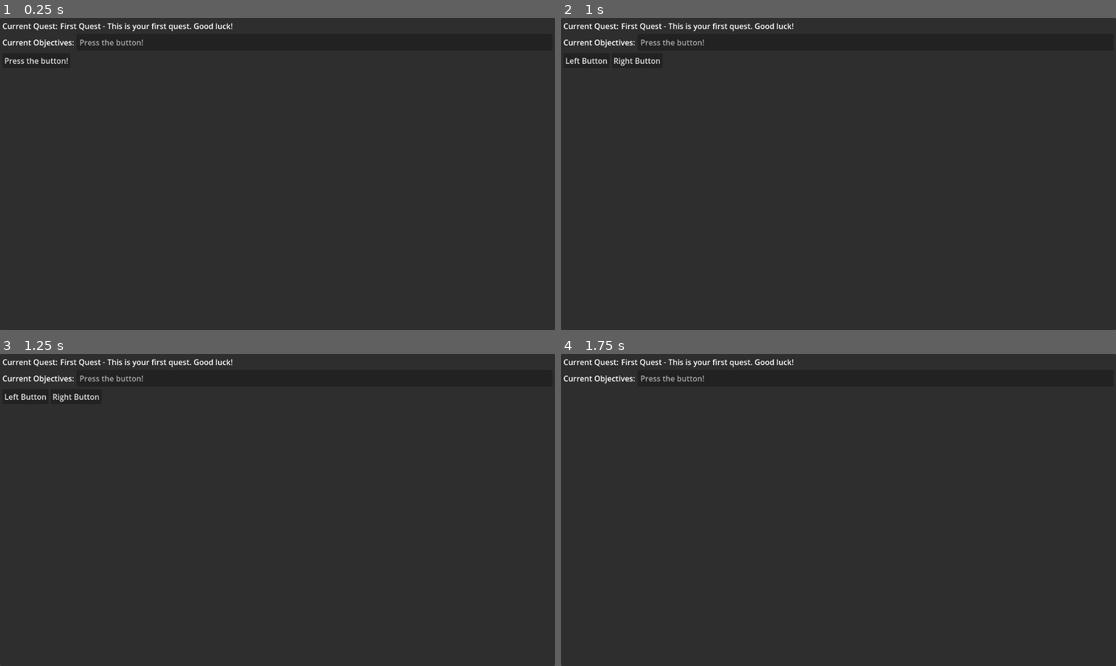
Above: before the commit, frames 1-4 (two rows, left to right).
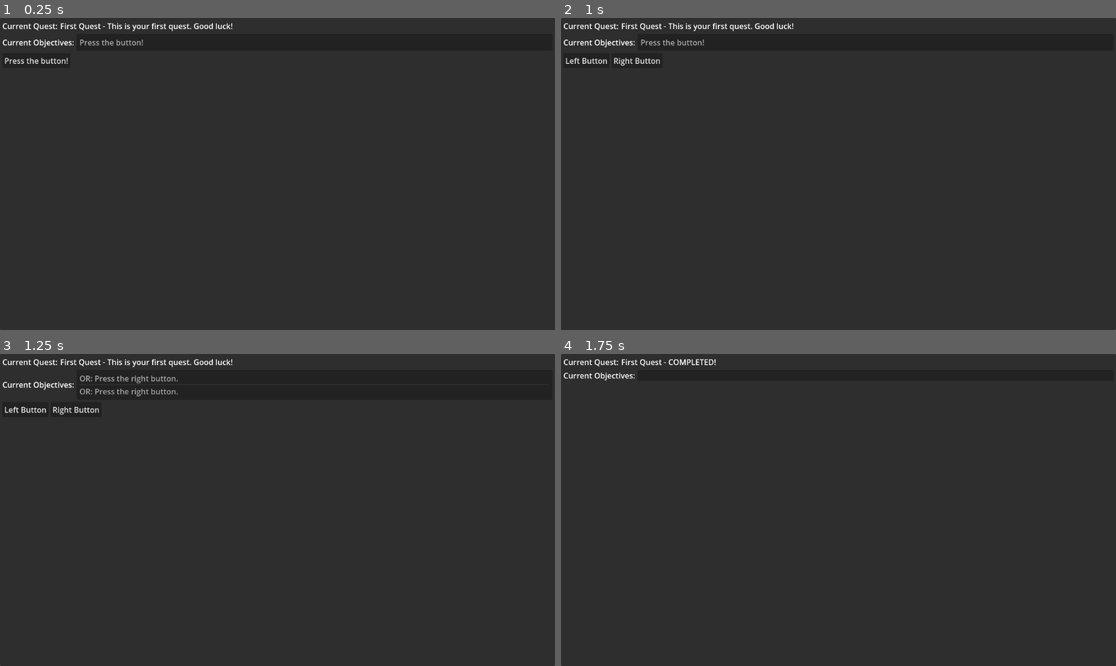
Above: after the commit, the same moments.

Repository: TheWalruzz/godot-questify
Game: Godot game, scene res://example/example_scene.tscn
Two runs of this game, one before a commit and one after it. Both use one fixed random seed, a clock stepped at 60 frames per second and the inputs below.
Inputs:
- Up to frame 1 (0.25 s): no input
- Up to frame 2 (1 s): click "Press the button!" at 0.5 s
- Up to frame 3 (1.25 s): no input
- Up to frame 4 (1.75 s): click "Left Button" at 1.25 s

Frames 1-2 are identical in both runs. In frame 3, 0.9% of the frame differs, in the area x 0-33%, y 6-20%; in frame 4, 0.6%.

Commit message:
Fixed example quest

Diff:
--- a/example/first_quest.tres
+++ b/example/first_quest.tres
@@ -16,75 +16,75 @@
 optional = false
 graph_editor_position = Vector2(-160, 80)
 
-[sub_resource type="Resource" id="Resource_kr1qr"]
+[sub_resource type="Resource" id="Resource_4s166"]
 script = ExtResource("3_aarra")
 description = "Press the button!"
 id = "9QWGIohUh9"
 optional = false
 graph_editor_position = Vector2(520, 120)
 
-[sub_resource type="Resource" id="Resource_h8b2m"]
+[sub_resource type="Resource" id="Resource_ig58y"]
 script = ExtResource("2_72pp1")
-from = SubResource("Resource_4hdt5")
-to = SubResource("Resource_kr1qr")
+from = SubResource("Resource_m4cgv")
+to = SubResource("Resource_4s166")
 edge_type = 0
 
-[sub_resource type="Resource" id="Resource_6lxj8"]
+[sub_resource type="Resource" id="Resource_lkd16"]
 script = ExtResource("5_xh1xg")
 type = "variable"
 key = "first_button_pressed"
 value_type = 0
-bool_value = false
+bool_value = true
 string_value = ""
 int_value = 0
 id = "Uth20FqPig"
 optional = false
 graph_editor_position = Vector2(180, 500)
 
-[sub_resource type="Resource" id="Resource_vfkrr"]
+[sub_resource type="Resource" id="Resource_b1huj"]
 script = ExtResource("2_72pp1")
-from = SubResource("Resource_6lxj8")
-to = SubResource("Resource_kr1qr")
+from = SubResource("Resource_lkd16")
+to = SubResource("Resource_4s166")
 edge_type = 1
 
-[sub_resource type="Resource" id="Resource_qjgxv"]
+[sub_resource type="Resource" id="Resource_kc5l6"]
 script = ExtResource("3_aarra")
 description = "Press the right button."
 id = "5xlDc6m2uI"
 optional = false
 graph_editor_position = Vector2(1040, 840)
 
-[sub_resource type="Resource" id="Resource_ltsuk"]
+[sub_resource type="Resource" id="Resource_u3lt8"]
 script = ExtResource("2_72pp1")
-from = SubResource("Resource_kr1qr")
-to = SubResource("Resource_qjgxv")
+from = SubResource("Resource_4s166")
+to = SubResource("Resource_kc5l6")
 edge_type = 0
 
-[sub_resource type="Resource" id="Resource_ncosv"]
+[sub_resource type="Resource" id="Resource_185gb"]
 script = ExtResource("5_8vmba")
 id = "wgN2UKWKLs"
 optional = false
 graph_editor_position = Vector2(1820, 340)
 
-[sub_resource type="Resource" id="Resource_vmpsm"]
+[sub_resource type="Resource" id="Resource_awbne"]
 script = ExtResource("2_72pp1")
-from = SubResource("Resource_qjgxv")
-to = SubResource("Resource_ncosv")
+from = SubResource("Resource_kc5l6")
+to = SubResource("Resource_185gb")
 edge_type = 0
 
-[sub_resource type="Resource" id="Resource_uwvv3"]
+[sub_resource type="Resource" id="Resource_agnx4"]
 script = ExtResource("3_iaucn")
 id = "xwO4thUnpd"
 optional = false
 graph_editor_position = Vector2(2120, 340)
 
-[sub_resource type="Resource" id="Resource_gxwuf"]
+[sub_resource type="Resource" id="Resource_4ji06"]
 script = ExtResource("2_72pp1")
-from = SubResource("Resource_ncosv")
-to = SubResource("Resource_uwvv3")
+from = SubResource("Resource_185gb")
+to = SubResource("Resource_agnx4")
 edge_type = 0
 
-[sub_resource type="Resource" id="Resource_ufatl"]
+[sub_resource type="Resource" id="Resource_2fw6l"]
 script = ExtResource("5_xh1xg")
 type = "variable"
 key = "second_button_pressed"
@@ -133,13 +133,13 @@
 optional = false
 graph_editor_position = Vector2(580, -440)
 
-[sub_resource type="Resource" id="Resource_7c1jt"]
+[sub_resource type="Resource" id="Resource_h6sxx"]
 script = ExtResource("2_72pp1")
-from = SubResource("Resource_t3a7q")
-to = SubResource("Resource_mnxib")
+from = SubResource("Resource_t623b")
+to = SubResource("Resource_tackl")
 edge_type = 1
 
 [resource]
 script = ExtResource("4_4gs13")
-nodes = Array[Resource("res://addons/questify/scripts/model/quest_node.gd")]([SubResource("Resource_4hdt5"), SubResource("Resource_uwvv3"), SubResource("Resource_mnxib"), SubResource("Resource_t3a7q"), SubResource("Resource_kr1qr"), SubResource("Resource_6lxj8"), SubResource("Resource_ufatl"), SubResource("Resource_qjgxv"), SubResource("Resource_ncosv")])
-edges = Array[ExtResource("2_72pp1")]([SubResource("Resource_h8b2m"), SubResource("Resource_vfkrr"), SubResource("Resource_ltsuk"), SubResource("Resource_vmpsm"), SubResource("Resource_gxwuf"), SubResource("Resource_70hkr"), SubResource("Resource_0boq0"), SubResource("Resource_x01gk"), SubResource("Resource_7c1jt")])
+nodes = Array[Resource("res://addons/questify/scripts/model/quest_node.gd")]([SubResource("Resource_m4cgv"), SubResource("Resource_agnx4"), SubResource("Resource_tackl"), SubResource("Resource_t623b"), SubResource("Resource_4s166"), SubResource("Resource_lkd16"), SubResource("Resource_2fw6l"), SubResource("Resource_kc5l6"), SubResource("Resource_185gb")])
+edges = Array[ExtResource("2_72pp1")]([SubResource("Resource_ig58y"), SubResource("Resource_b1huj"), SubResource("Resource_u3lt8"), SubResource("Resource_awbne"), SubResource("Resource_4ji06"), SubResource("Resource_3ycjv"), SubResource("Resource_cqmt6"), SubResource("Resource_yb0fh"), SubResource("Resource_h6sxx")])
Not shown, changed: addons/questify/scenes/quest_editor_view.tscn
Not shown: 2 places in example/first_quest.tres that only renumber resources
